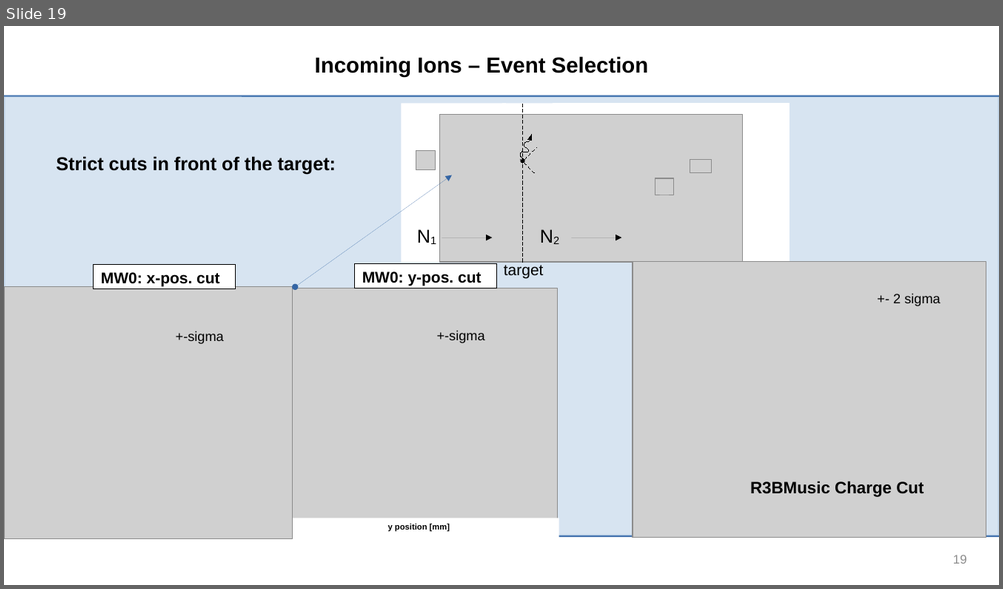
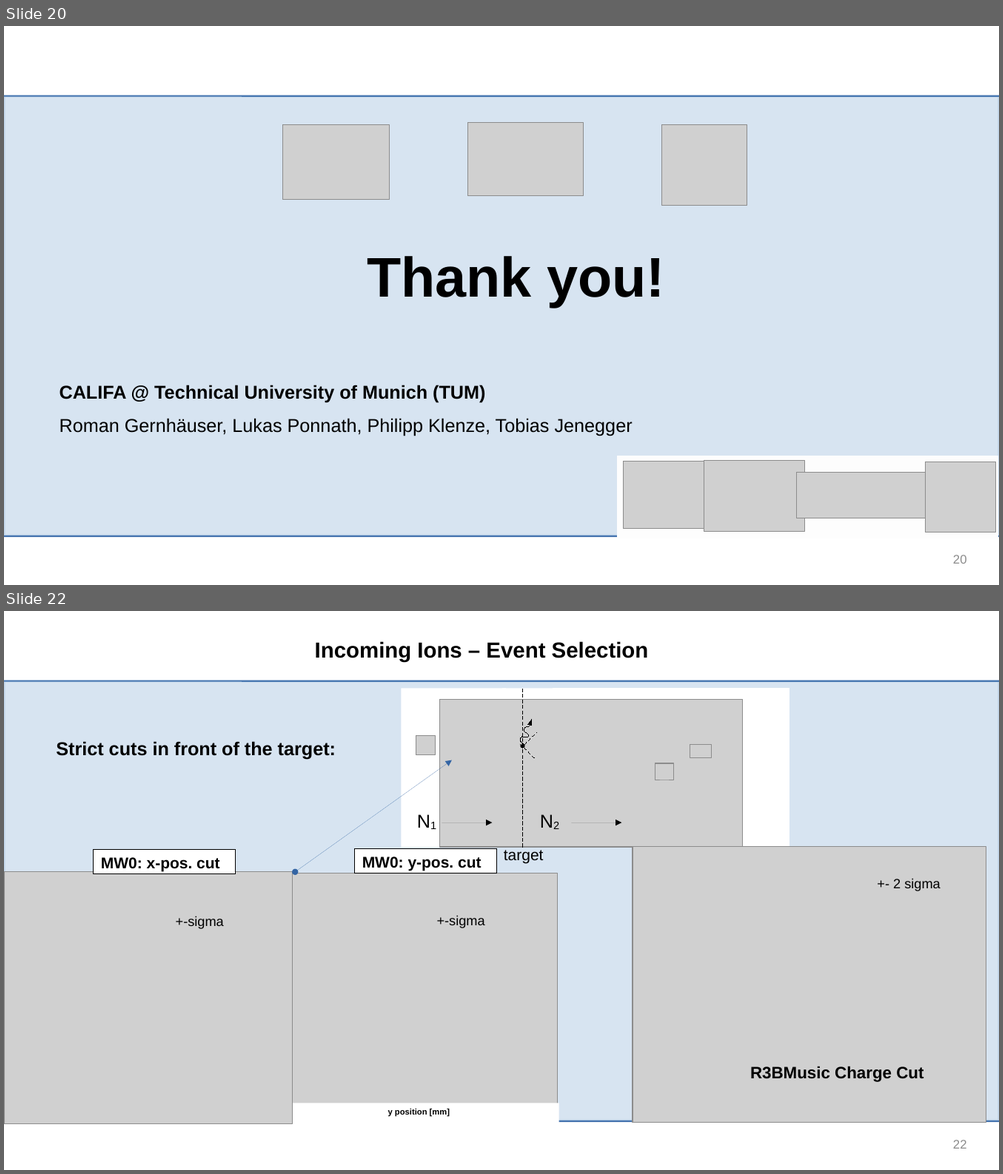
Before and after one commit to jenegger/r3bweek24_gsi, a slide deck: r3bweek_24_gsi.odp. Shown one above the other, each under a label of ours: slide 19 before the commit, slides 20 and 22 after it; the slides between them are not shown. The pictures are 1003x589 and 1003x1174 pixels, drawn with LibreOffice and Linux fonts; fonts in the diff are those of the drawing; grey boxes stand for pictures; background and template pictures are left out. Boxes give left, top, right and bottom in pixels: in the first picture for what was removed or moved away, otherwise in the second. Text is boxed around its words. In the diff, an @@ line names an element or a change of style, - is before the commit and + after.

```diff
--- a/r3bweek_24_gsi.odp
+++ b/r3bweek_24_gsi.odp
@@ slide 20 added at [4,26,999,585], background #FFFFFF; not listed: 3 template elements that a slide beside it also shows @@
@@ picture added at [283,124,389,200] @@
@@ picture added at [467,123,583,196] @@
@@ picture added at [661,124,747,205] @@
@@ text added at [367,256,664,307], 54 pt, text #000000, bold @@
+Thank you!
@@ text added at [60,385,632,436], 18 pt, text #000000 @@
+CALIFA @ Technical University of Munich (TUM)
+Roman Gernhäuser, Lukas Ponnath, Philipp Klenze, Tobias Jenegger
@@ rectangle added at [617,457,998,539], fill #FDFDFD, outline #FDFDFD 0 pt @@
@@ group added at [623,461,995,533]: 4 pictures @@
@@ page number added at [953,555,967,564], 12 pt, text #8B8B8B @@
+20
@@ what was slide 19 is now slide 22 @@
@@ page number at [953,1140,967,1149]: text changed @@
-19
+22
```
Also in this commit, not shown: 5 slides changed, 4 other slides added, 2 slides removed, 14 other files.
